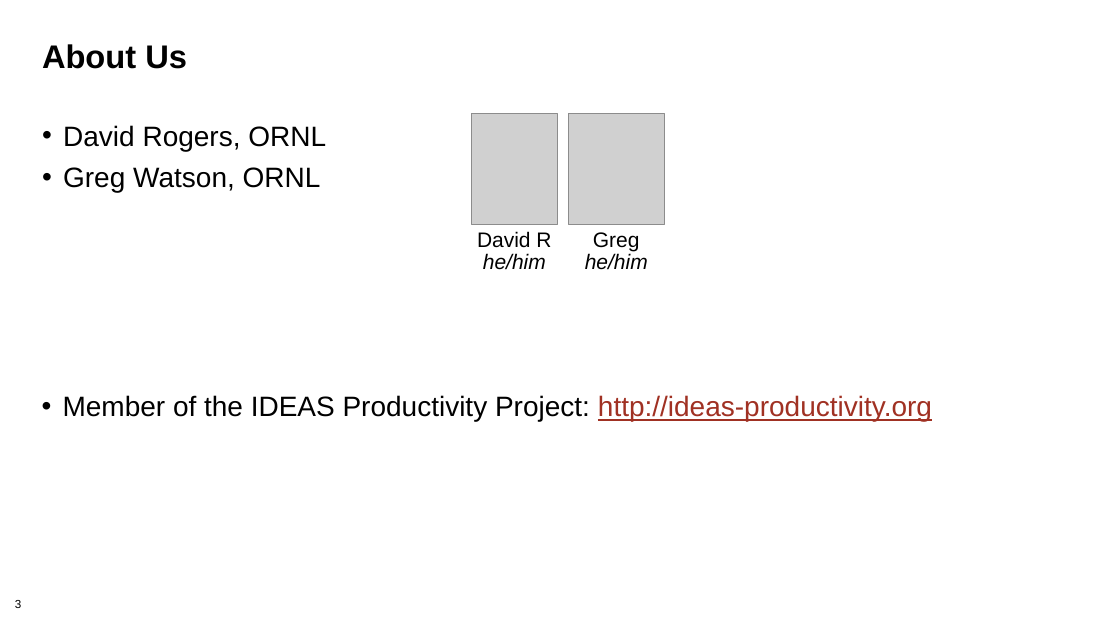
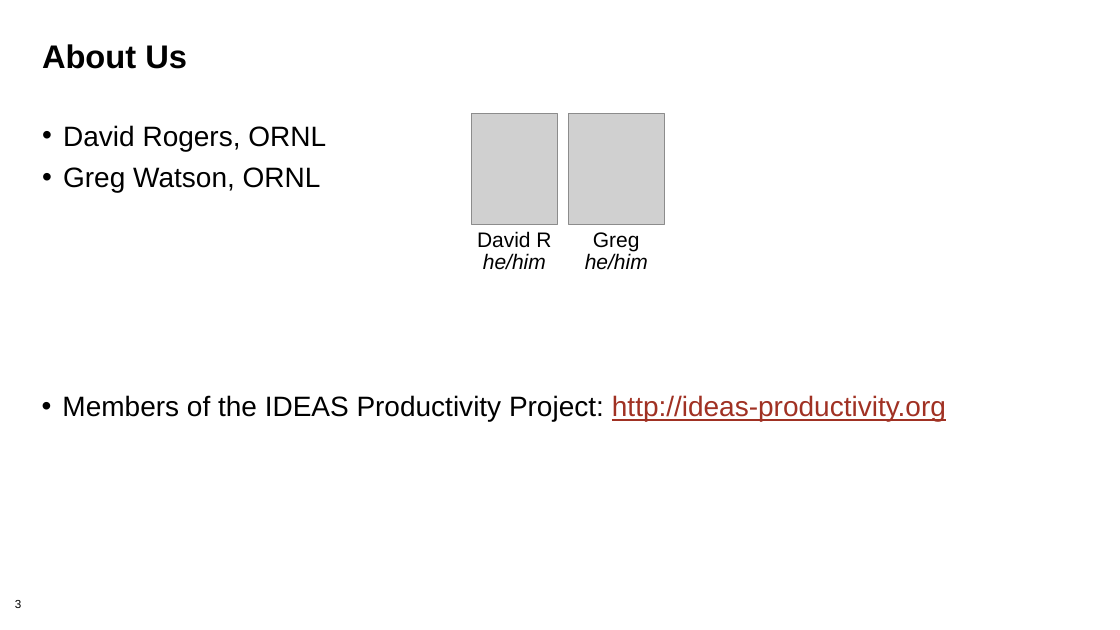
Before and after one commit to bssw-tutorial/presentations, a slide deck: slide 3 of intro.pptx. Drawn at 1120x630 pixels with LibreOffice and Linux fonts; fonts in the diff are those of the drawing; grey boxes stand for pictures; background and template pictures are left out. Boxes give left, top, right and bottom in pixels: in the first picture for what was removed or moved away, otherwise in the second. Text is boxed around its words. In the diff, an @@ line names an element or a change of style, - is before the commit and + after.

```diff
--- a/intro.pptx
+++ b/intro.pptx
@@ text at (62, 395, 946, 421): text changed @@
-• Member of the IDEAS Productivity Project: http://ideas-productivity.org
+• Members of the IDEAS Productivity Project: http://ideas-productivity.org
```
Also in this commit, not shown: 1 other file.
